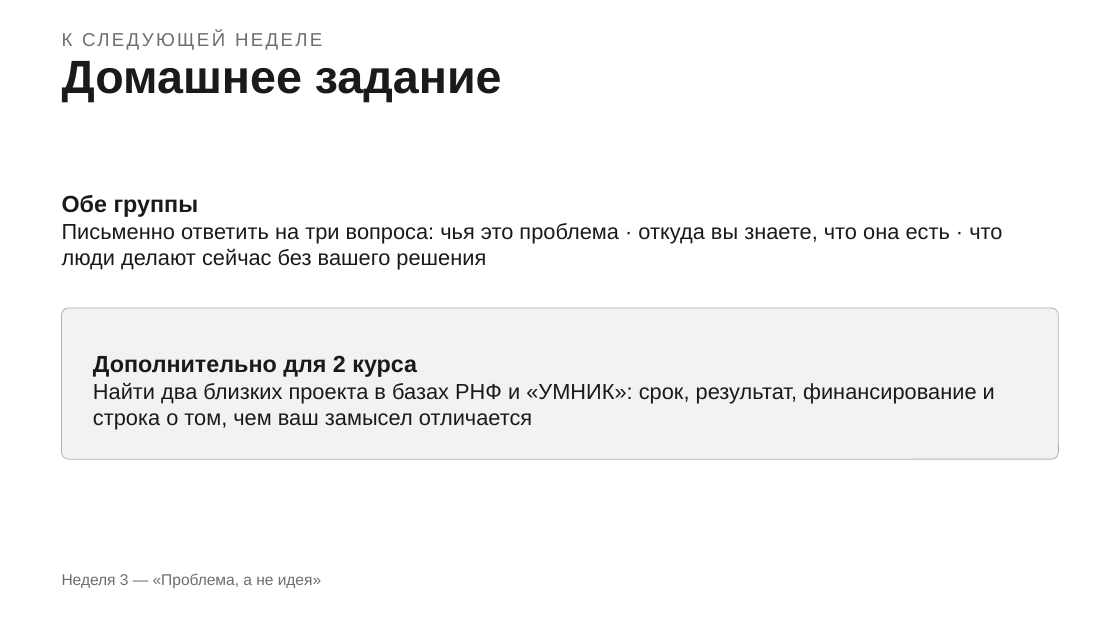
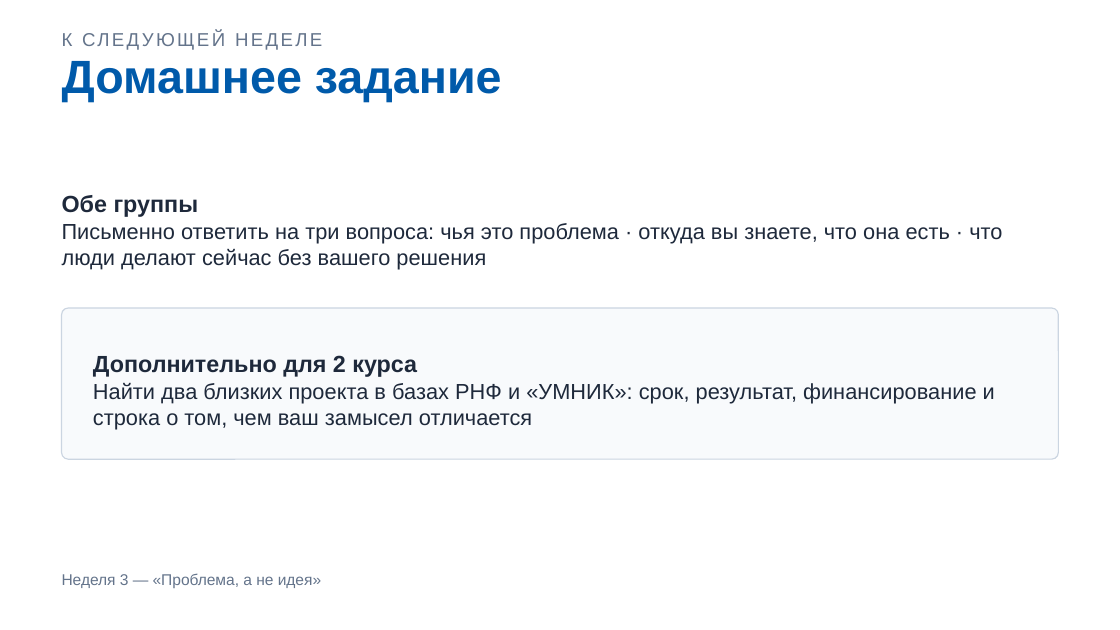
Before and after one commit to DimaMuhannad/OPD, a slide deck: slide 13 of shared/Nedelya_02_Slaydy.pptx. Drawn at 1120x630 pixels with LibreOffice and Linux fonts; fonts in the diff are those of the drawing. Boxes give left, top, right and bottom in pixels: in the first picture for what was removed or moved away, otherwise in the second. Text is boxed around its words. In the diff, an @@ line names an element or a change of style, - is before the commit and + after.

```diff
--- a/shared/Nedelya_02_Slaydy.pptx
+++ b/shared/Nedelya_02_Slaydy.pptx
@@ text "К СЛЕДУЮЩЕЙ НЕДЕЛЕ" at (62,33,73,46): text colour #6E6E6E to #64748B @@
@@ text "Домашнее задание" at (62,61,502,102): text colour #1A1A1A to #005AAA @@
@@ text "Обе группы" at (62,195,1002,270): text colour #1A1A1A to #1E293B @@
@@ rounded rectangle at (62,308,1058,459): fill #F2F2F2 to #F8FAFC; outline #B3B3B3 0.5 pt to #CBD5E1 0.75 pt @@
@@ text "Дополнительно для 2 курса" at (93,355,995,430): text colour #1A1A1A to #1E293B @@
@@ text "Неделя 3 — «Проблема, а ..." at (62,573,321,588): text colour #6E6E6E to #64748B @@
```
Also in this commit, not shown: 12 other slides changed, 2 other files.
